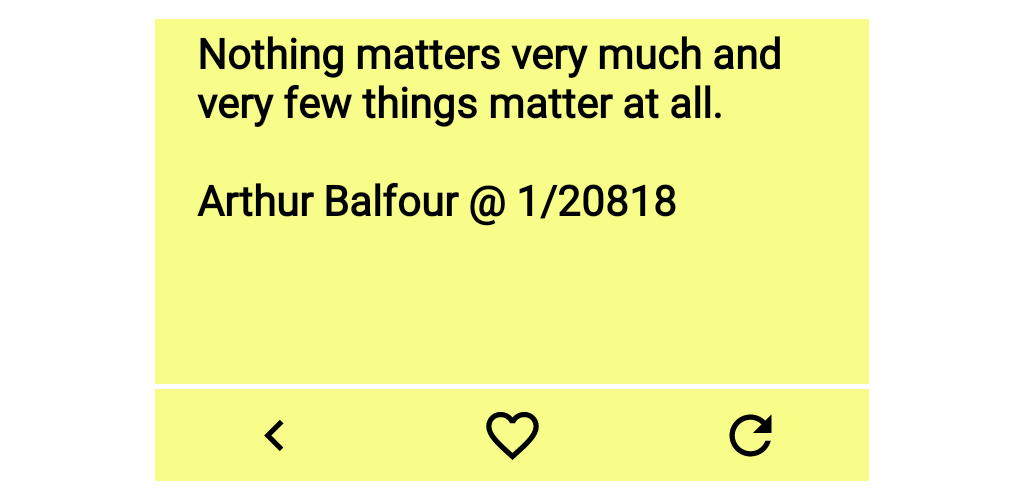
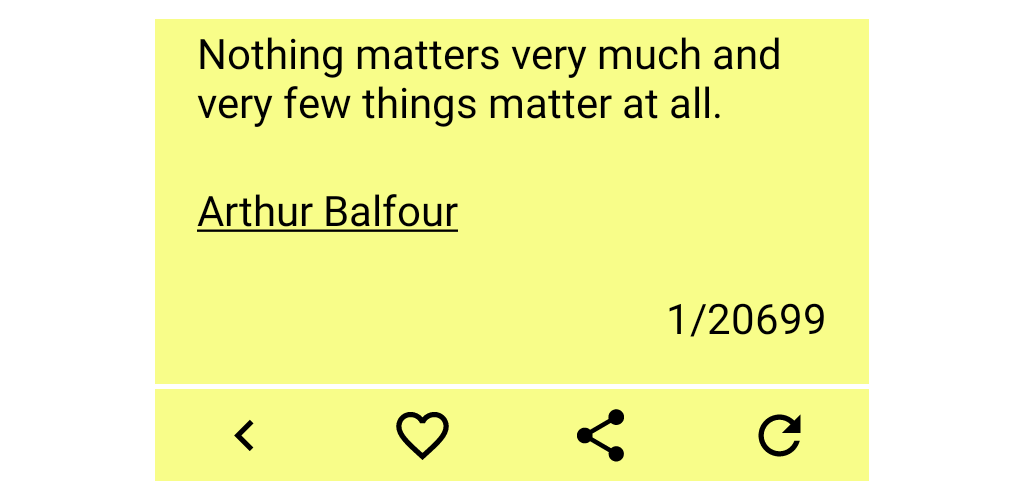
Layers edited between the first and the second 1024x500 image:
renamed "Quote_Unquote_ori_portrait.png" to "Quote_Unquote_ori_portrait.png #1", painted on it over [197, 36, 824, 462]
